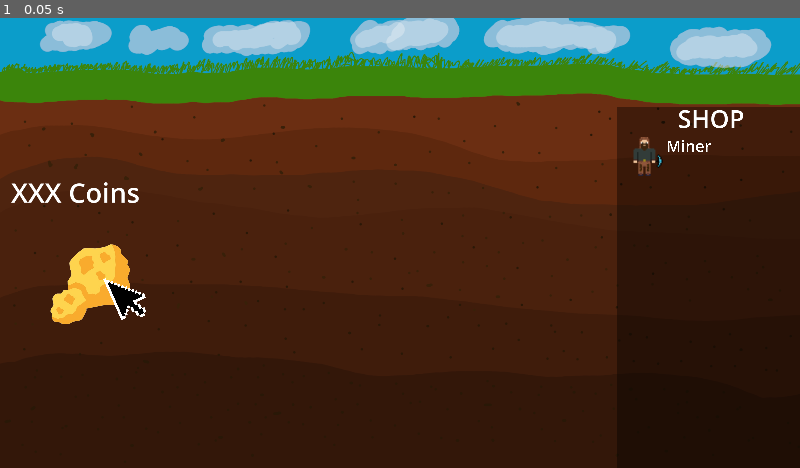
Above: before the commit, frame 1.
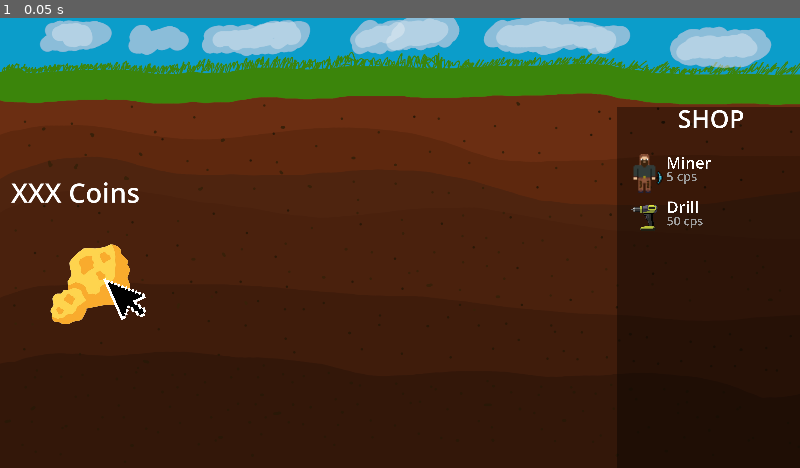
Above: after the commit, the same moment.

Repository: ondrejhonus/miner_tycoon
Game: Godot game, scene res://Scenes/first.tscn
Same seed, same stepped clock (60 frames per second), same inputs: the game is played once before the commit and once after it.
Inputs:
- Up to frame 1 (0.05 s): no input

The runs differ from the first frame. In frame 1, 0.5% of the frame differs, in the area x 78-89%, y 26-48%.

Commit message:
03.1 - Drill

Diff:
--- a/Scenes/first.tscn
+++ b/Scenes/first.tscn
@@ -1,9 +1,10 @@
-[gd_scene load_steps=5 format=3 uid="uid://cyesp2fngpjbj"]
+[gd_scene load_steps=6 format=3 uid="uid://cyesp2fngpjbj"]
 
 [ext_resource type="Texture2D" uid="uid://6ekq3gxdbppi" path="res://sprites/ground.png" id="1_0aun0"]
 [ext_resource type="Texture2D" uid="uid://c662x1ur5uixi" path="res://sprites/gold-ore.png" id="2_vvn7b"]
 [ext_resource type="Texture2D" uid="uid://b283k4s6x2t2a" path="res://sprites/cursor.png" id="3_w8fyv"]
 [ext_resource type="Texture2D" uid="uid://emc05tekq3o4" path="res://sprites/miner.png" id="4_3nisy"]
+[ext_resource type="Texture2D" uid="uid://bqrbfmebubx62" path="res://sprites/drill.png" id="5_42csk"]
 
 [node name="first" type="Node2D"]
 position = Vector2(0, -4)
@@ -58,7 +59,7 @@
 scroll_active = false
 
 [node name="Miner" type="Sprite2D" parent="Shop"]
-position = Vector2(40, 72)
+position = Vector2(40, 96)
 scale = Vector2(1.75, 1.75)
 texture = ExtResource("4_3nisy")
 
@@ -70,3 +71,37 @@
 scale = Vector2(0.035, 0.035)
 theme_override_font_sizes/normal_font_size = 371
 text = "Miner"
+
+[node name="RichTextLabel2" type="RichTextLabel" parent="Shop/Miner"]
+offset_left = 18.2857
+offset_top = -4.57143
+offset_right = 1211.29
+offset_bottom = 731.429
+scale = Vector2(0.025, 0.025)
+theme_override_colors/default_color = Color(0.615686, 0.615686, 0.615686, 1)
+theme_override_font_sizes/normal_font_size = 416
+text = "5 cps"
+
+[node name="Drill" type="Sprite2D" parent="."]
+position = Vector2(928, 292)
+scale = Vector2(0.12, 0.12)
+texture = ExtResource("5_42csk")
+
+[node name="RichTextLabel" type="RichTextLabel" parent="Drill"]
+offset_left = 266.667
+offset_top = -266.667
+offset_right = 1364.67
+offset_bottom = 253.333
+scale = Vector2(0.52, 0.52)
+theme_override_font_sizes/normal_font_size = 371
+text = "Drill"
+
+[node name="RichTextLabel2" type="RichTextLabel" parent="Drill"]
+offset_left = 267.0
+offset_top = -67.0
+offset_right = 2172.0
+offset_bottom = 494.0
+scale = Vector2(0.35, 0.35)
+theme_override_colors/default_color = Color(0.615686, 0.615686, 0.615686, 1)
+theme_override_font_sizes/normal_font_size = 416
+text = "50 cps"
Binary file added: sprites/drill.png
Not shown, added: sprites/drill.png.import
Not shown, added: Agent
